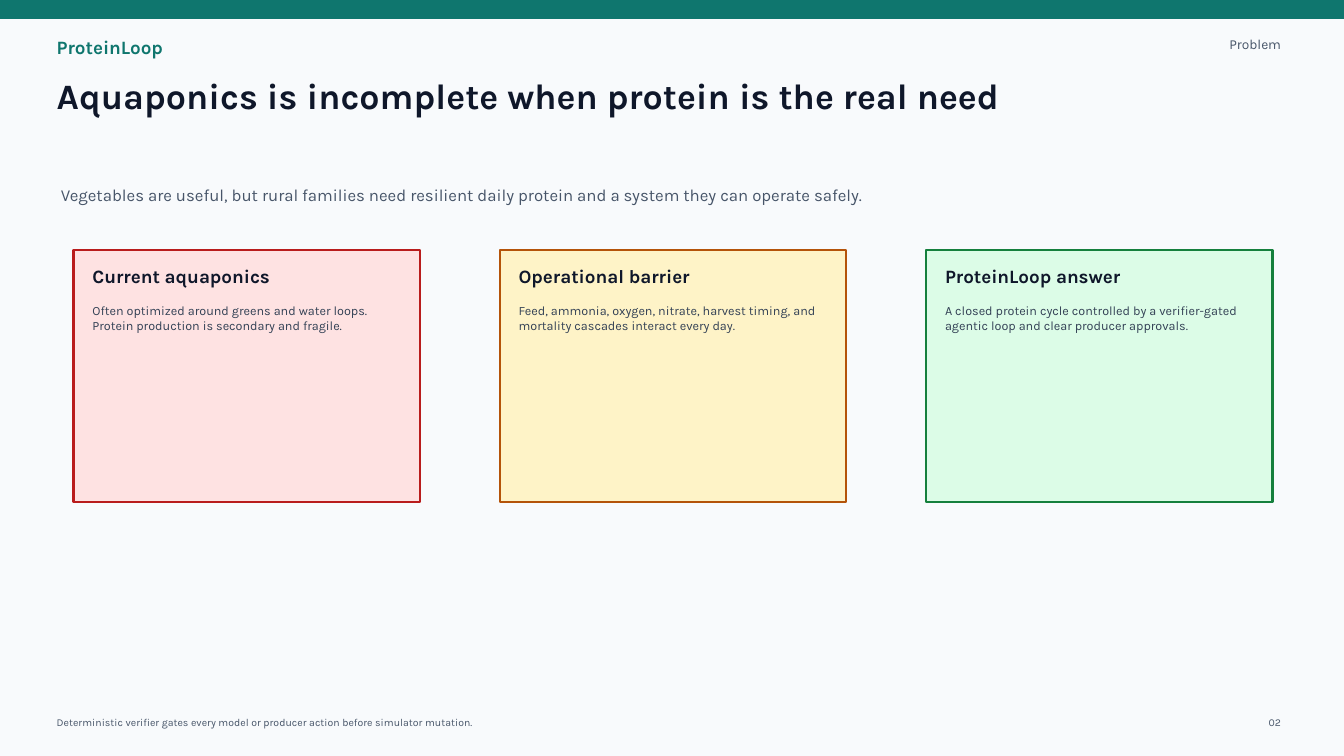
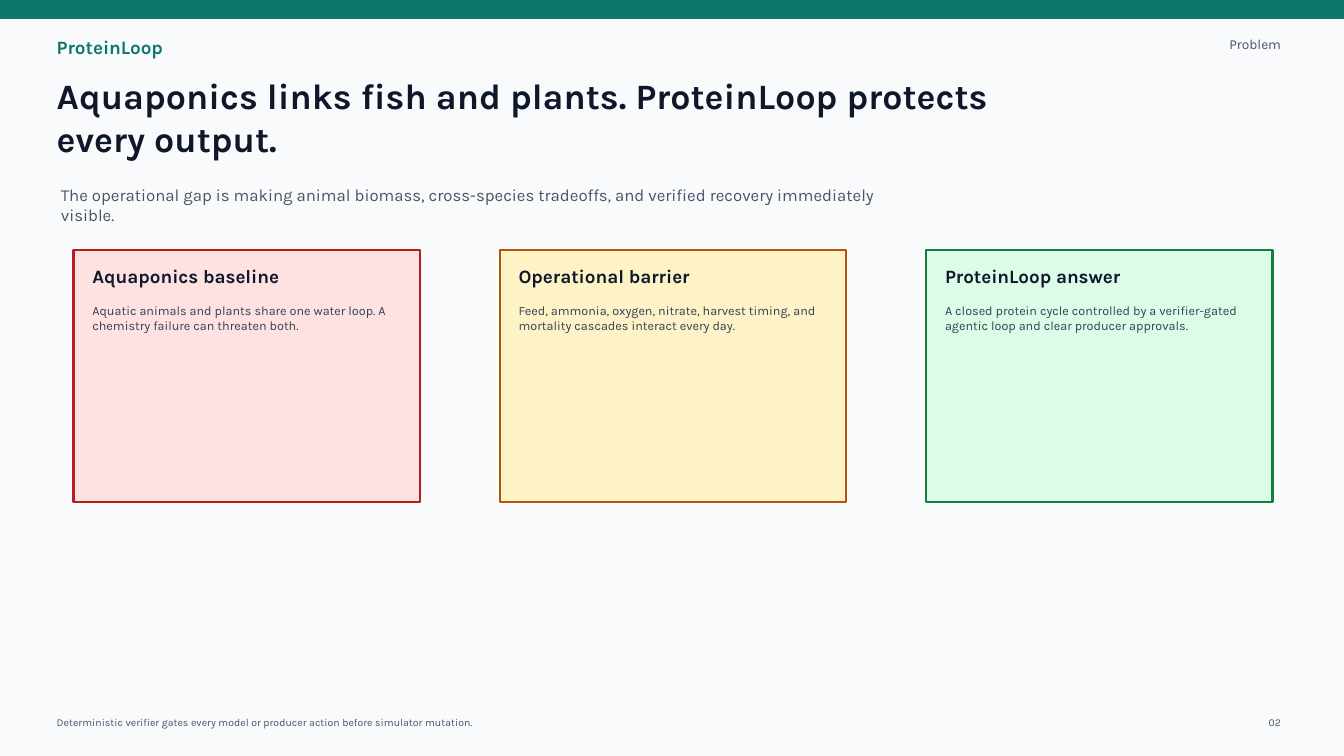
Before and after one commit to Anarpego/ProteinLoop, a slide deck: slide 2 of submission/proteinloop-hackathon-deck.pptx. Drawn at 1344x756 pixels with LibreOffice and Linux fonts; fonts in the diff are those of the drawing. Boxes give left, top, right and bottom in pixels: in the first picture for what was removed or moved away, otherwise in the second. Text is boxed around its words. In the diff, an @@ line names an element or a change of style, - is before the commit and + after.

```diff
--- a/submission/proteinloop-hackathon-deck.pptx
+++ b/submission/proteinloop-hackathon-deck.pptx
@@ text at <box>57,83,988,161</box>: text changed @@
-Aquaponics is incomplete when protein is the real need
+Aquaponics links fish and plants. ProteinLoop protects every output.
@@ text at <box>61,189,874,221</box>: text changed @@
-Vegetables are useful, but rural families need resilient daily protein and a system they can operate safely.
+The operational gap is making animal biomass, cross-species tradeoffs, and verified recovery immediately visible.
@@ text at <box>92,269,279,288</box>: text changed @@
-Current aquaponics
+Aquaponics baseline
@@ text at <box>92,306,385,333</box>: text changed @@
-Often optimized around greens and water loops. Protein production is secondary and fragile.
+Aquatic animals and plants share one water loop. A chemistry failure can threaten both.
```
Also in this commit, not shown: 1 other slide changed, 24 other files.
